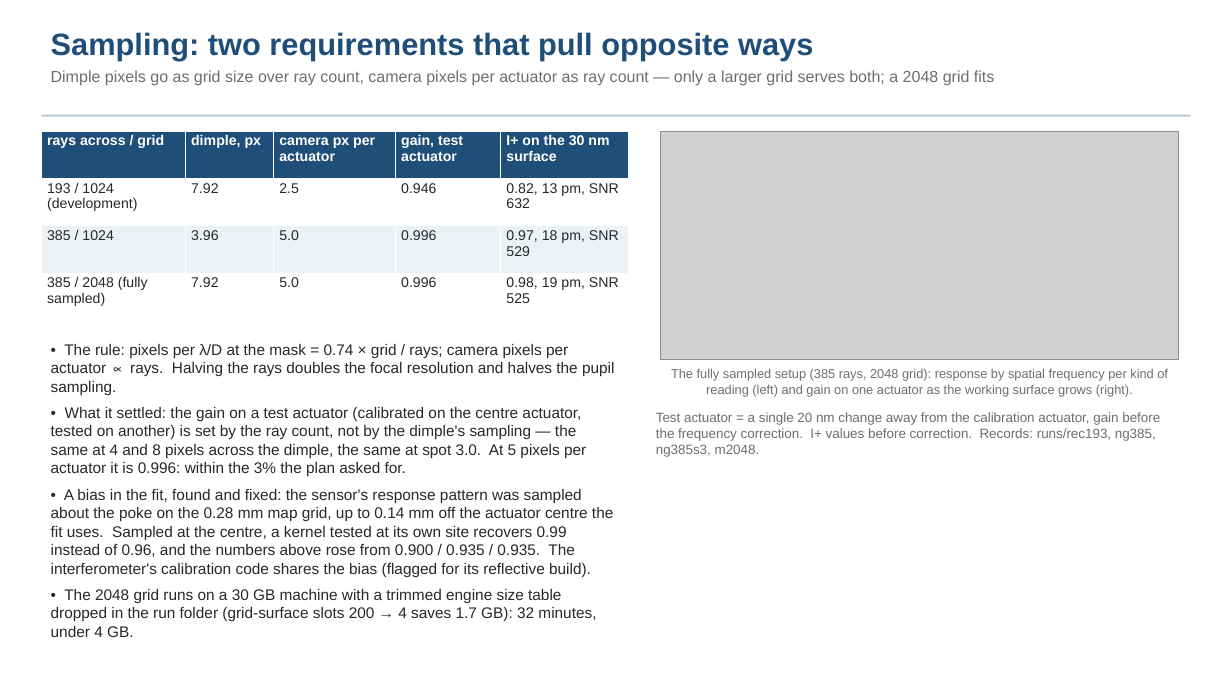
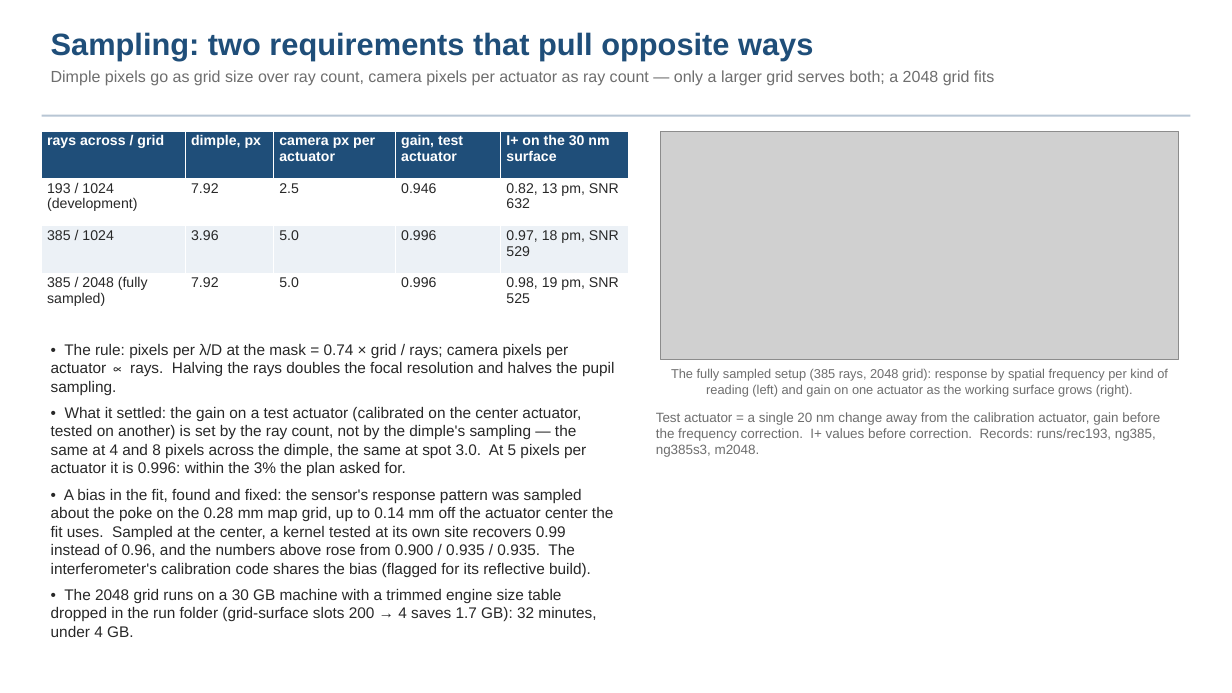
Before and after one commit to nasa-jpl/macos, a slide deck: slide 9 of demo_session/deck_zwfs.pptx. Drawn at 1232x693 pixels with LibreOffice and Linux fonts; fonts in the diff are those of the drawing; grey boxes stand for pictures. Boxes give left, top, right and bottom in pixels: in the first picture for what was removed or moved away, otherwise in the second. Text is boxed around its words. In the diff, an @@ line names an element or a change of style, - is before the commit and + after.

```diff
--- a/demo_session/deck_zwfs.pptx
+++ b/demo_session/deck_zwfs.pptx
@@ text at bbox=[51, 407, 613, 577]: text changed @@
-• What it settled: the gain on a test actuator (calibrated on the centre actuator, tested on another) is set by the ray count, not by the dimple's sampling — the same at 4 and 8 pixels across the dimple, the same at spot 3.0. At 5 pixels per actuator it is 0.996: within the 3% the plan asked for.
-• A bias in the fit, found and fixed: the sensor's response pattern was sampled about the poke on the 0.28 mm map grid, up to 0.14 mm off the actuator centre the fit uses. Sampled at the centre, a kernel tested at its own site recovers 0.99 instead of 0.96, and the numbers above rose from 0.900 / 0.935 / 0.935. The interferometer's calibration code shares the bias (flagged for its reflective build).
+• What it settled: the gain on a test actuator (calibrated on the center actuator, tested on another) is set by the ray count, not by the dimple's sampling — the same at 4 and 8 pixels across the dimple, the same at spot 3.0. At 5 pixels per actuator it is 0.996: within the 3% the plan asked for.
+• A bias in the fit, found and fixed: the sensor's response pattern was sampled about the poke on the 0.28 mm map grid, up to 0.14 mm off the actuator center the fit uses. Sampled at the center, a kernel tested at its own site recovers 0.99 instead of 0.96, and the numbers above rose from 0.900 / 0.935 / 0.935. The interferometer's calibration code shares the bias (flagged for its reflective build).
```
Also in this commit, not shown: 14 other slides changed, 3 other files.
